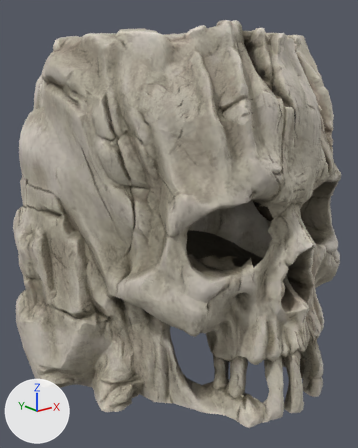
Two versions of the glTF model assets/models/sv_skullcliff.glb, one commit apart.
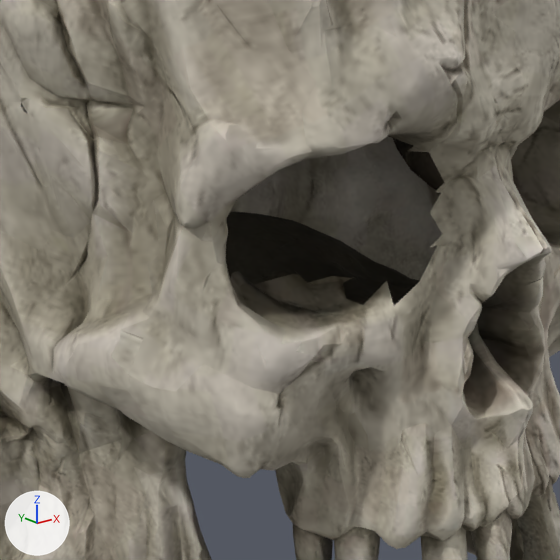
Each version appears first whole from a 50 mm lens placed at (-1.726, -2.13, 0.707), pointed at (-0.04, -0.023, -0.136), and next in a close-up on the part from 27% to 89% of the width and 33% to 82% of the height. The axes (+X, +Y, +Z) are drawn at lower left. The lights are the same throughout. The older version's two pictures come first. Vertices at exactly the same position are counted once.
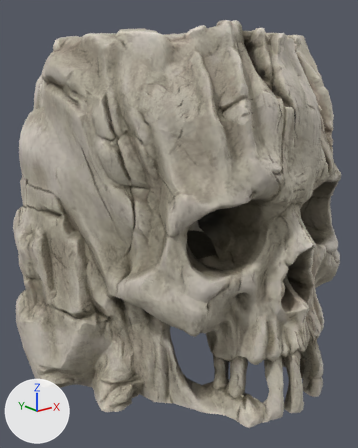
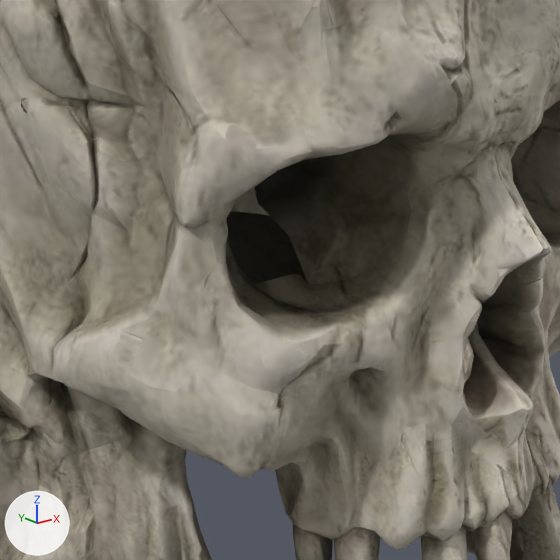
Where the change shows, as pixel boxes (x1, y1, x2, y2) in the close-ups (560 x 560 px):
part 1 of me_mesh_0, built on: after (226, 136, 444, 306)

The change in detail:
me_mesh_0 is used by ob_mesh_0; location (0.0, 0.0, 0.0).
me_mesh_0 had 15472 vertices, 30916 faces and spanned x -0.93..0.93, y -0.95..0.95, z -0.89..0.89.
me_mesh_0 now has 15632 vertices, 31268 faces and spans x -0.93..0.93, y -0.95..0.95, z -0.89..0.89.
Part 1, on me_mesh_0:
1 vertex is removed from x -0.26, y -0.54, z -0.11.
1 face is deleted.
161 vertices are added at x -0.46..-0.09, y -0.77..-0.36, z -0.1..0.18.
353 new faces join them.
